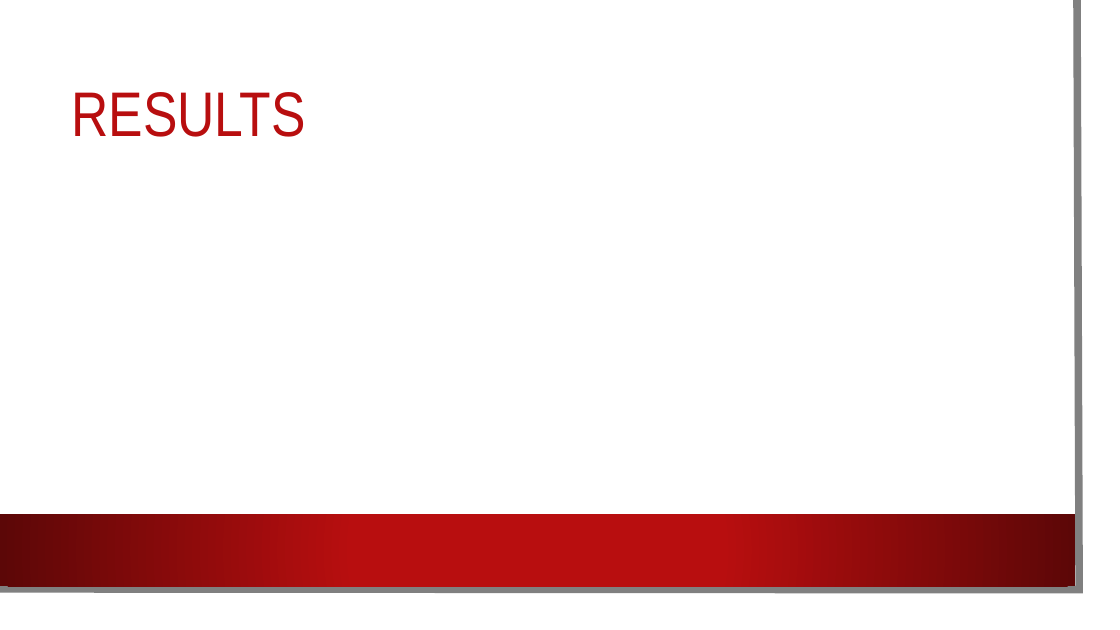
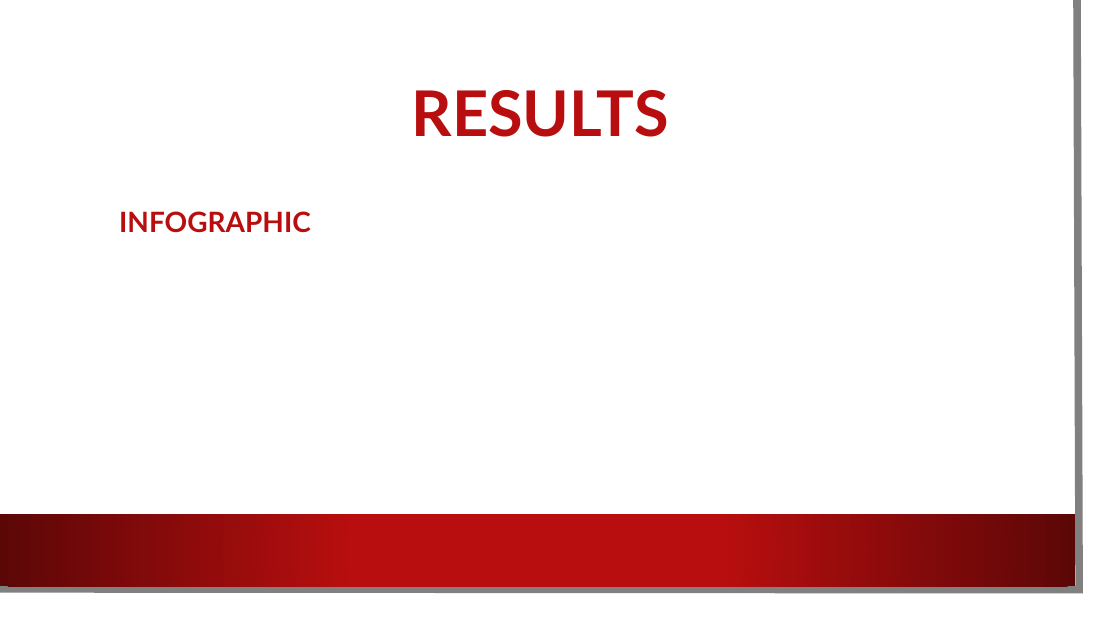
Before and after one commit to Team-Dynamite/Project-TNT, a slide deck: slide 12 of Media/Presentation (1).pptx (slide 10 before the commit). Drawn at 1120x630 pixels with LibreOffice and Linux fonts; fonts in the diff are those of the drawing; background and template pictures are left out. Boxes give left, top, right and bottom in pixels: in the first picture for what was removed or moved away, otherwise in the second. Text is boxed around its words. In the diff, an @@ line names an element or a change of style, - is before the commit and + after.

```diff
--- a/Media/Presentation (1).pptx
+++ b/Media/Presentation (1).pptx
@@ title "RESULTS" at [412, 90, 669, 137]: font Arial Narrow to Lato, bold on; alignment left to centre @@
@@ text added at [119, 211, 311, 233], 24 pt, text #B80E0F, bold @@
+INFOGRAPHIC
```
Also in this commit, not shown: 8 other slides changed, 5 slides added, 3 slides removed.
